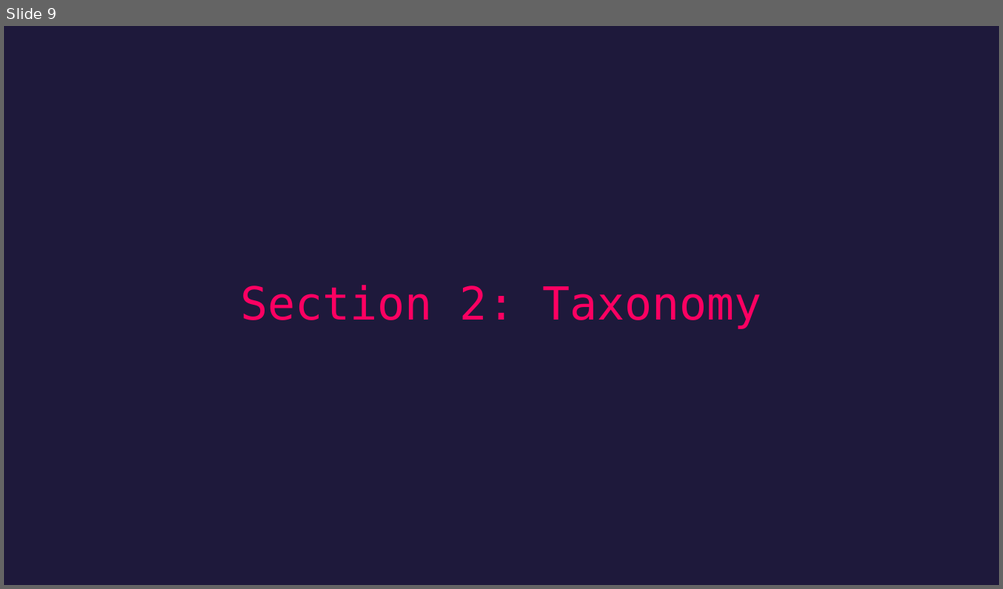
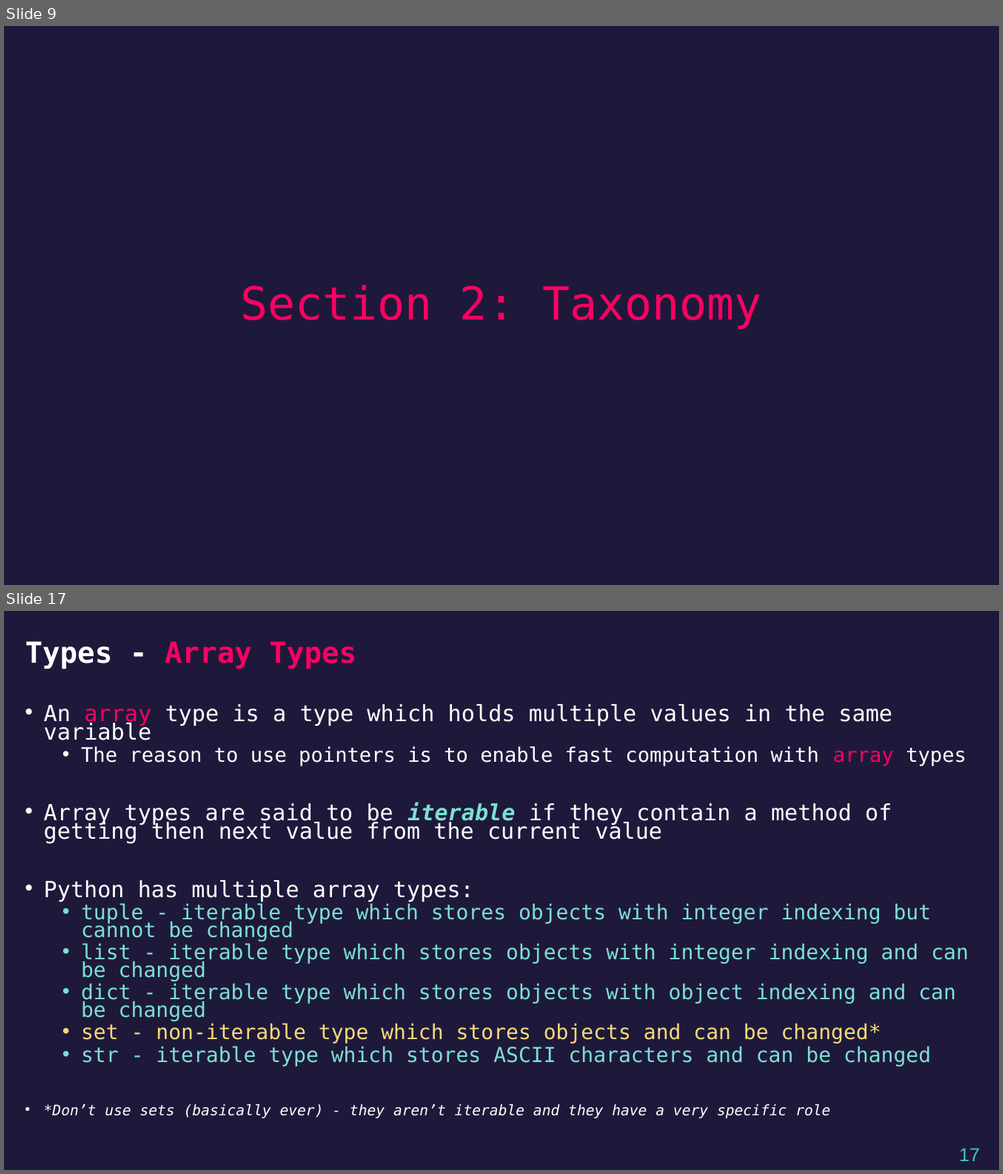
Before and after one commit to airabino/EVRC_Python_Training, a slide deck: Trainings/TR2/Lecture.pptx. Shown one above the other, each under a label of ours: slide 9 before the commit, slides 9 and 17 after it; the slides between them are not shown. The pictures are 1003x589 and 1003x1174 pixels, drawn with LibreOffice and Linux fonts; fonts in the diff are those of the drawing. Boxes give left, top, right and bottom in pixels: in the first picture for what was removed or moved away, otherwise in the second. Text is boxed around its words. In the diff, an @@ line names an element or a change of style, - is before the commit and + after.

```diff
--- a/Trainings/TR2/Lecture.pptx
+++ b/Trainings/TR2/Lecture.pptx
@@ slide 17 added at (4, 611, 999, 1170), background #1E193B @@
@@ title added at (25, 641, 356, 669), 28 pt, text #FD0062, bold @@
+Types - Array Types
@@ text added at (44, 704, 968, 1119), 20 pt, text #FFFFFF @@
+• An array type is a type which holds multiple values in the same variable
+  • The reason to use pointers is to enable fast computation with array types
+• Array types are said to be iterable if they contain a method of getting then next value from the current value
+• Python has multiple array types:
+  • tuple - iterable type which stores objects with integer indexing but cannot be changed
+  • list - iterable type which stores objects with integer indexing and can be changed
+  • dict - iterable type which stores objects with object indexing and can be changed
+  • set - non-iterable type which stores objects and can be changed*
+  • str - iterable type which stores ASCII characters and can be changed
+• *Don’t use sets (basically ever) - they aren’t iterable and they have a very specific role
@@ page number added at (959, 1148, 979, 1162), 18 pt, text #40C7B7 @@
+17
```
Also in this commit, not shown: 1 slide changed, 17 other slides added, 14 other files.
